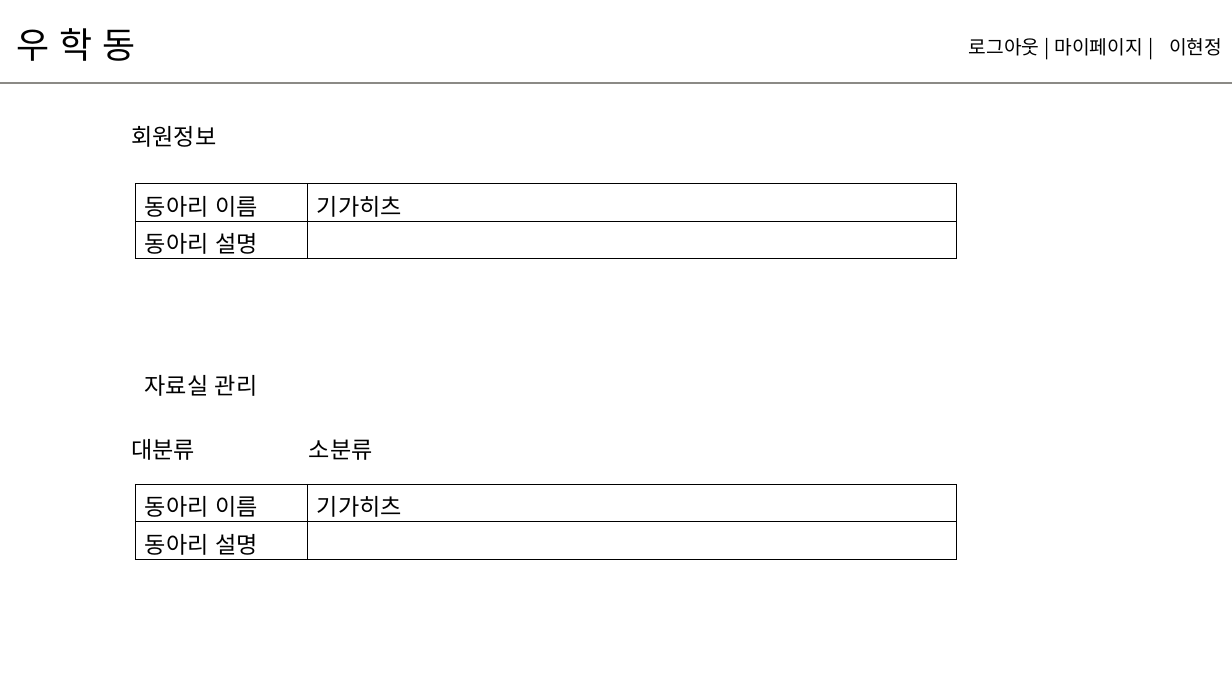
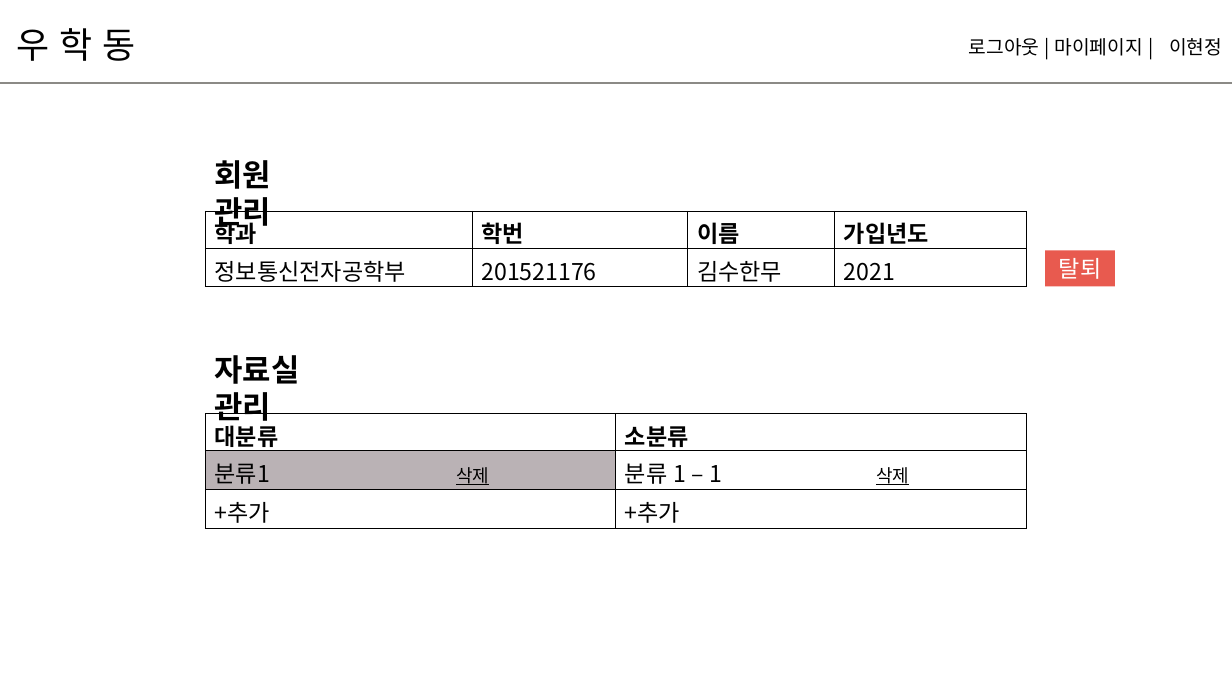
Before and after one commit to hyunniesss/ToyProject, a slide deck: slide 24 of document/와이어프레임/우학동_와이어프레임.pptx (slide 22 before the commit). Drawn at 1232x693 pixels with LibreOffice and Linux fonts; fonts in the diff are those of the drawing. Boxes give left, top, right and bottom in pixels: in the first picture for what was removed or moved away, otherwise in the second. Text is boxed around its words. In the diff, an @@ line names an element or a change of style, - is before the commit and + after.

```diff
--- a/document/와이어프레임/우학동_와이어프레임.pptx
+++ b/document/와이어프레임/우학동_와이어프레임.pptx
@@ text at bbox=[214, 160, 271, 232]: text changed; size 18 to 24 pt; font Noto Sans CJK KR to Calibri; bold on @@
-회원정보
+회원 관리
@@ table at bbox=[205, 212, 1027, 287] @@
-column 1: 동아리 이름 | 동아리 설명
-column 2: 기가히츠 | 
+column 1: 학과 | 정보통신전자공학부
+column 2: 학번 | 201521176
+column 3: 이름 | 김수한무
+column 4: 가입년도 | 2021
@@ table: place and size @@
-table at bbox=[136, 184, 958, 259]
+table at bbox=[205, 212, 1027, 287]
@@ rectangle added at bbox=[1045, 250, 1116, 287], fill #E85A4F, 18 pt, text #FFFFFF @@
+탈퇴
@@ text "자료실 관리": place and size @@
-text "자료실 관리" at bbox=[145, 375, 258, 396]
+text "자료실 관리" at bbox=[214, 355, 299, 427]
@@ text "자료실 관리" at bbox=[214, 355, 299, 427]: size 18 to 24 pt, font Noto Sans CJK KR to Calibri, bold on @@
@@ table at bbox=[205, 414, 1027, 529] @@
-row 1: 동아리 이름 | 기가히츠
-row 2: 동아리 설명 | 
+row 1: 대분류 | 소분류
+row 2: 분류1 삭제 | 분류 1 – 1 삭제
+row 3: +추가 | +추가
@@ table: place and size @@
-table at bbox=[136, 484, 958, 559]
+table at bbox=[205, 414, 1027, 529]
@@ text removed at bbox=[131, 439, 195, 460] @@
-대분류
@@ text removed at bbox=[309, 439, 373, 460] @@
-소분류
```
Also in this commit, not shown: 16 other slides changed, 3 slides added.
